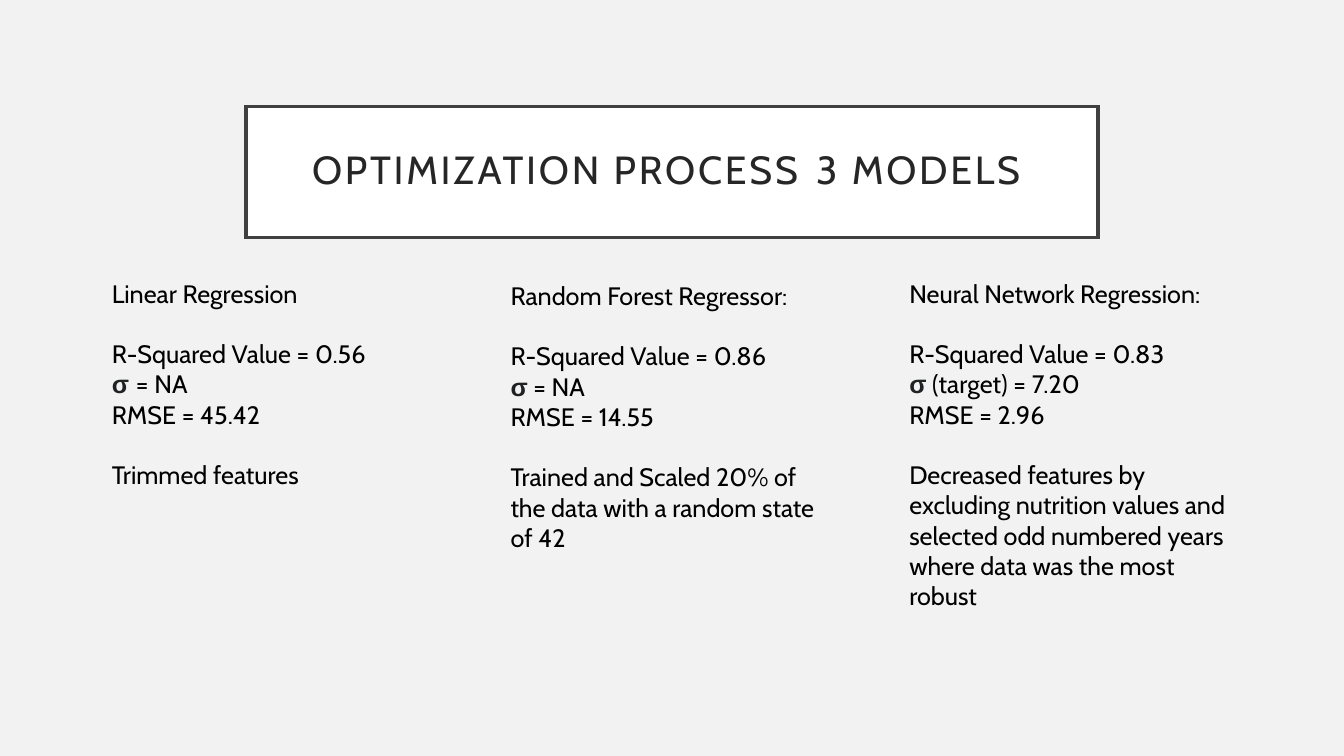
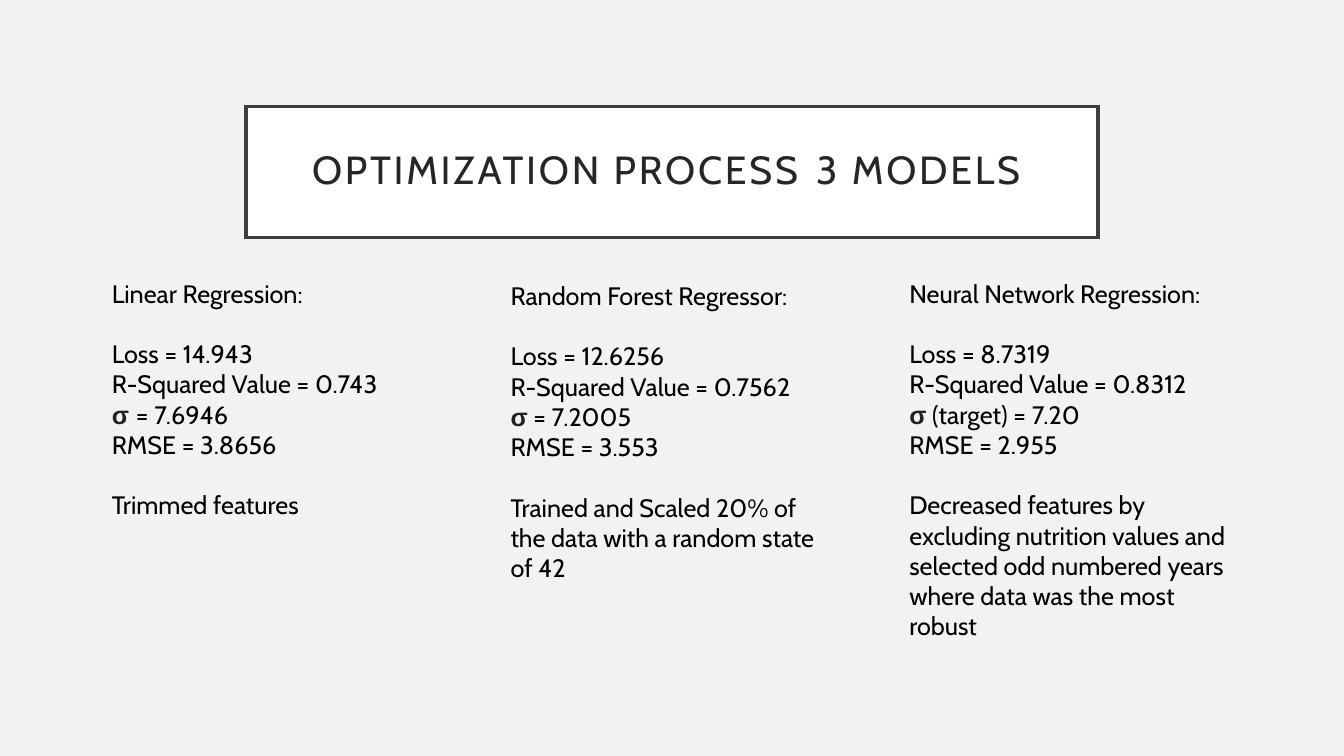
Before and after one commit to saganaga/Obesity-Prediction-Model, a slide deck: slide 10 of ObesityRiskFactors.pptx. Drawn at 1344x756 pixels with LibreOffice and Linux fonts; fonts in the diff are those of the drawing. Boxes give left, top, right and bottom in pixels: in the first picture for what was removed or moved away, otherwise in the second. Text is boxed around its words. In the diff, an @@ line names an element or a change of style, - is before the commit and + after.

Commit message:
updated powerpoint with optimization values

```diff
--- a/ObesityRiskFactors.pptx
+++ b/ObesityRiskFactors.pptx
@@ text at box(112, 285, 377, 455): text changed @@
-Linear Regression
-R-Squared Value = 0.56
-σ = NA
-RMSE = 45.42
+Linear Regression:
+Loss = 14.943
+R-Squared Value = 0.743
+σ = 7.6946
+RMSE = 3.8656
@@ text at box(511, 347, 790, 457): text changed @@
-R-Squared Value = 0.86
-σ = NA
-RMSE = 14.55
+Loss = 12.6256
+R-Squared Value = 0.7562
+σ = 7.2005
+RMSE = 3.553
@@ text at box(909, 345, 1187, 399): text changed @@
-R-Squared Value = 0.83
+Loss = 8.7319
+R-Squared Value = 0.8312
@@ text at box(909, 436, 1058, 455): text changed @@
-RMSE = 2.96
+RMSE = 2.955
```
Also in this commit, not shown: 2 other slides changed.
